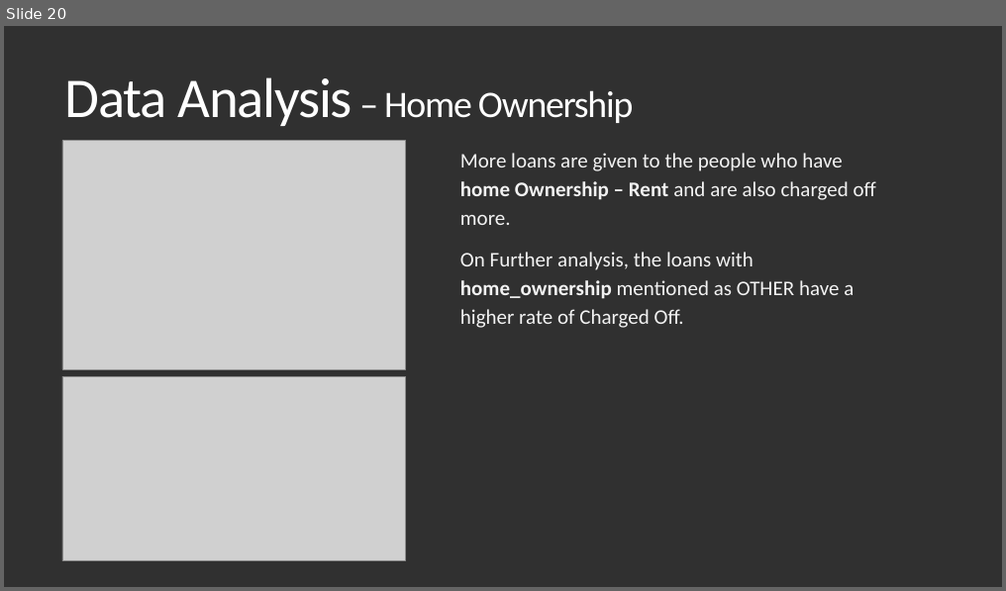
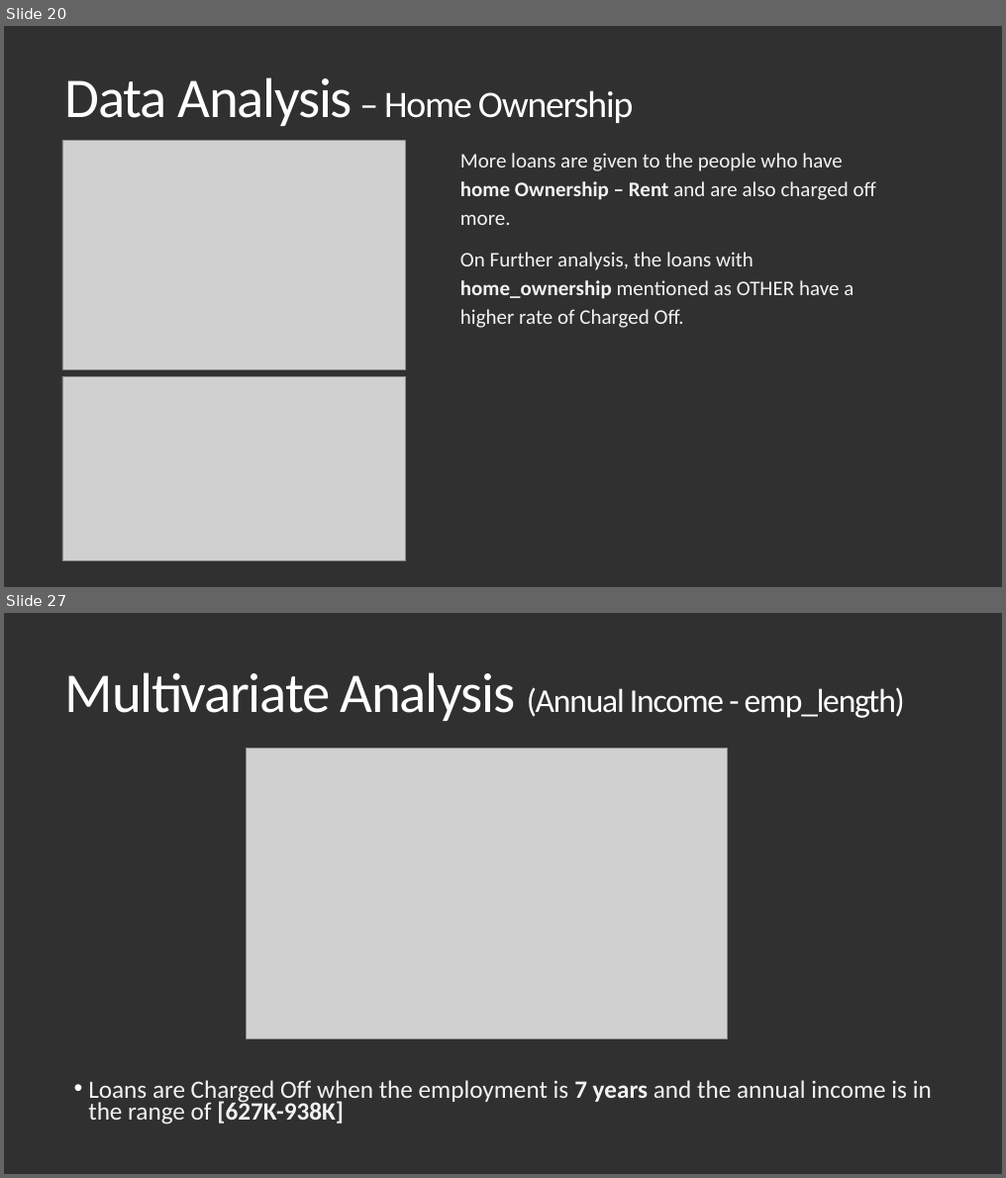
Before and after one commit to Vasista-Eranki/LendingClubCaseStudy, a slide deck: Lending Club Case Study.pptx. Shown one above the other, each under a label of ours: slide 20 before the commit, slides 20 and 27 after it; the slides between them are not shown. The pictures are 1006x591 and 1006x1178 pixels, drawn with LibreOffice and Linux fonts; fonts in the diff are those of the drawing; grey boxes stand for pictures. Boxes give left, top, right and bottom in pixels: in the first picture for what was removed or moved away, otherwise in the second. Text is boxed around its words. In the diff, an @@ line names an element or a change of style, - is before the commit and + after.

```diff
--- a/Lending Club Case Study.pptx
+++ b/Lending Club Case Study.pptx
@@ slide 27 added at <box>4,613,1002,1174</box>, background #303030 @@
@@ title added at <box>65,672,905,721</box>, 32 pt, text #FFFFFF @@
+Multivariate Analysis (Annual Income - emp_length)
@@ picture added at <box>246,748,727,1039</box> @@
@@ text added at <box>88,1080,932,1125</box>, 24 pt, text #F2F2F2 @@
+• Loans are Charged Off when the employment is 7 years and the annual income is in the range of [627K-938K]
```
Also in this commit, not shown: 1 slide changed, 13 other slides added.
